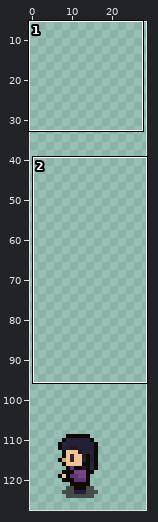
File history of a sprite sheet, pierwszak_symulator/images/characters/people/nahh.png. Above: a wide view before the commit, with the close-up outlined.
Close-up. The starting point:
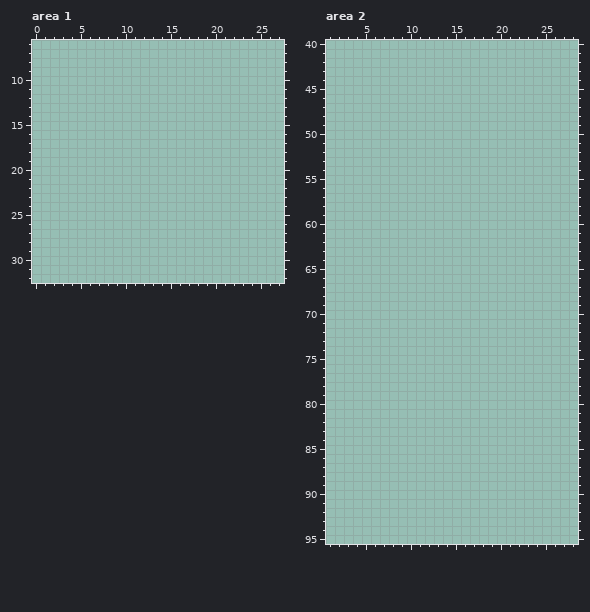
The file is 32x128 pixels. Colours within 5 levels of each other are drawn and written as one. Shown: area 1: x 0..27, y 6..32; area 2: x 1..28, y 40..95. The wide view leaves out empty margins. The commit also changed other parts of the picture, which this record leaves out.
Once edited:
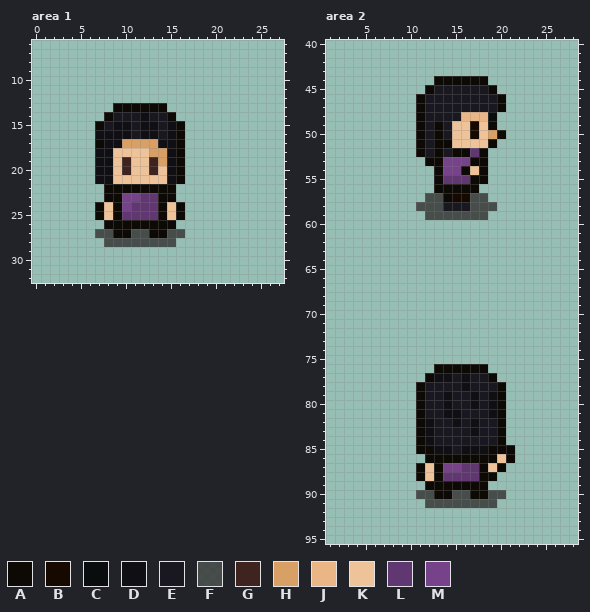
Palette (. is transparent): A #0d0a05  B #160a00  C #090d0e  D #100f14  E #191820  F #363636d4  G #3e231e  H #d9a066  J #eab685  K #eec39a  L #613772  M #76428a
From old to new:
Changed rows in their new state; - is an unchanged pixel.
Area 1:
first column x 7:
13 --AAAAAA--
14 -AEEEDEEA-
15 AEDDEDDEDA
16 DDDDEDDEDA
17 ADDHHHHDDA
18 DDKKKKHHDA
19 DDKGKKGHDA
20 DDKGKKGKDA
21 DDKKKKKKDA
22 -AAAAAAAA-
23 -AAMMLLAA-
24 AKAMLLLAKA
25 AKALLLLAKA
26 -AAAAAAAA-
27 FFAAFFAAFF
28 -FFFFFFFF-
Area 2:
first column x 11:
44 --AAAAAA--
45 -AEEEEEEA-
46 AEEEEEEEEA
47 AEEEEEEEEA
48 AEEEEJJJC-
49 AEAEKKBKA-
50 AEAEKKBKHA
51 AEAAKKKKA-
52 AEAEAALA--
53 -AAMMMAA--
54 --AMMAKA--
55 --ALLLAA--
56 --AAAAA---
57 -FFABBFF--
58 FFFEEEFFF-
59 -FFFFFFF--
first column x 11:
76 --AAAAAA---
77 -ADDEDEEA--
78 AEEEEDEEEA-
79 AEEDEEDEDA-
80 AEEDEEDEDA-
81 AEEDDEEEDA-
82 ADEEDEDEEA-
83 ADEEEEDEEA-
84 ADEEEEEEEA-
85 AADDEDDDAAA
86 -AAAAAAAAKA
87 AKAMMLLAKA-
88 AKALLLLAA--
89 -AAAAAAA---
90 FFAAFFAAFF-
91 -FFFFFFFF--
Changed places in both close-ups, as pixel boxes (x1, y1, x2, y2):
added: (95, 103, 185, 247)
added: (416, 76, 506, 220)
added: (416, 364, 515, 508)
